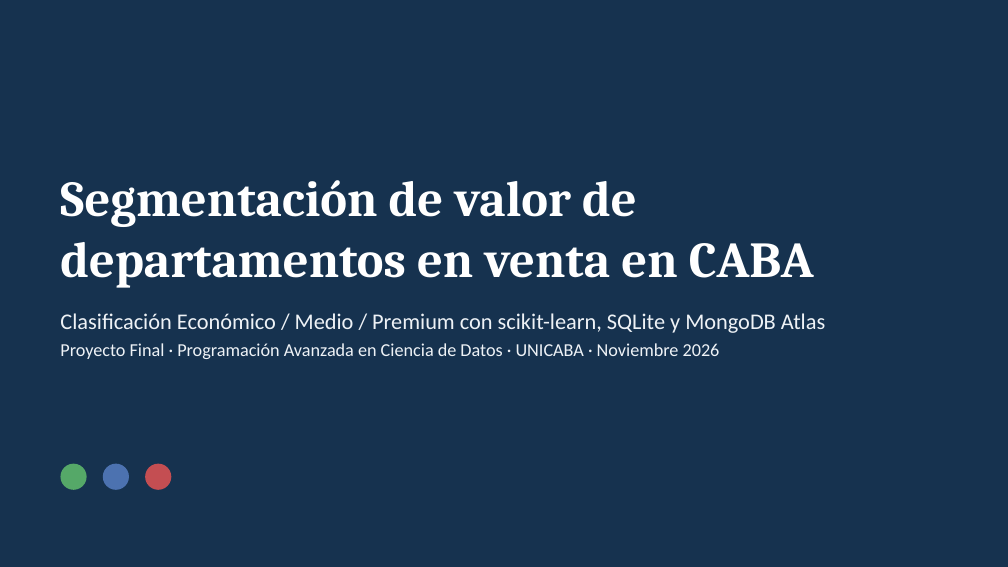
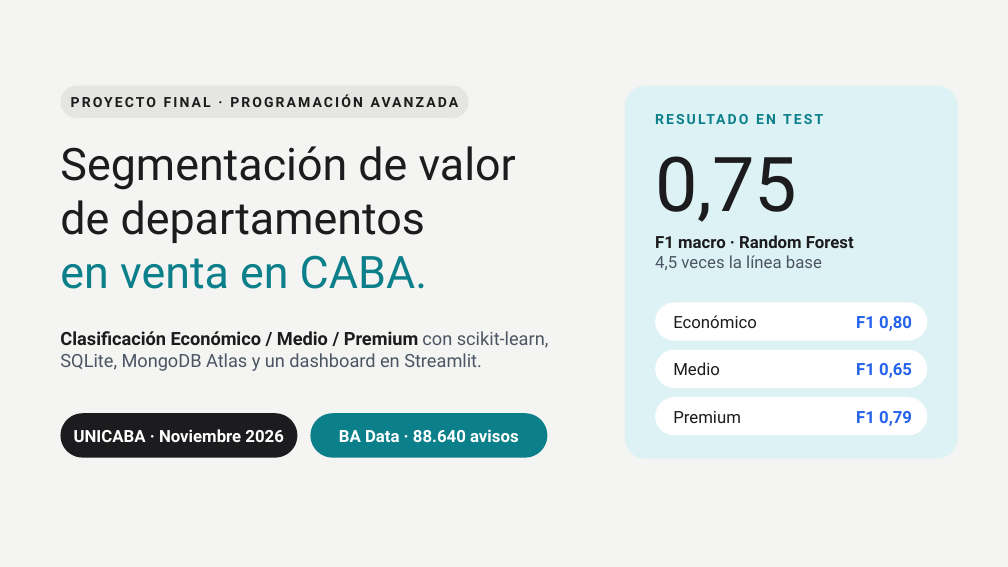
Before and after one commit to tomas-nobile/datalake_proyecto-final_programacion-avanzada, a slide deck: slide 1 of presentacion/Presentacion_Proyecto_Final.pptx. Drawn at 1008x567 pixels with LibreOffice and Linux fonts; fonts in the diff are those of the drawing. Boxes give left, top, right and bottom in pixels: in the first picture for what was removed or moved away, otherwise in the second. Text is boxed around its words. In the diff, an @@ line names an element or a change of style, - is before the commit and + after.

Commit message:
Rediseña las filminas: paleta tinta, turquesa y azul, y ajustes de legibilidad para proyector
Estilo con fondos claros y oscuros alternados, etiquetas en pastilla y títulos en dos tonos. El azul queda para la evidencia (gráficos y matriz de confusión) y el turquesa para los resaltados. Tipografía mínima de 12 pt, matriz de confusión dibujada con formas y título de resultados corregido: el Dummy es la línea base, no el azar.

```diff
--- a/presentacion/Presentacion_Proyecto_Final.pptx
+++ b/presentacion/Presentacion_Proyecto_Final.pptx
@@ background #16324F to #F4F4F2 @@
@@ rounded rectangle added at (60,86,469,118), fill #E5E5E2 @@
@@ text added at (60,86,469,118), 10 pt, text #1C1C1E, bold @@
+PROYECTO FINAL · PROGRAMACIÓN AVANZADA
@@ rounded rectangle added at (625,86,958,459), fill #DDF2F4 @@
@@ text added at (655,111,937,133), 10 pt, text #0B7F8A, bold @@
+RESULTADO EN TEST
@@ title at (60,146,516,289): text changed; size 36 to 32 pt; font Cambria to Roboto; text colour #FFFFFF to #1C1C1E; bold off @@
-Segmentación de valor de departamentos en venta en CABA
+Segmentación de valor
+de departamentos
+en venta en CABA.
@@ title "Segmentación de valor" at (60,146,516,289): vertical alignment bottom to top @@
@@ text added at (655,156,797,222), 54 pt, text #1C1C1E @@
+0,75
@@ text added at (655,235,854,270), 12 pt, text #1C1C1E, bold @@
+F1 macro · Random Forest
+4,5 veces la línea base
@@ rounded rectangle added at (655,302,927,341), fill #FFFFFF @@
@@ text added at (673,315,757,328), 12 pt, text #1C1C1E @@
+Económico
@@ text added at (856,316,912,331), 12 pt, text #2563EB, bold @@
+F1 0,80
@@ text at (60,331,549,371): text changed; font Calibri to Roboto; text colour #EEF2F6 to #4B5563 @@
-Clasificación Económico / Medio / Premium con scikit-learn, SQLite y MongoDB Atlas
-Proyecto Final · Programación Avanzada en Ciencia de Datos · UNICABA · Noviembre 2026
+Clasificación Económico / Medio / Premium con scikit-learn, SQLite, MongoDB Atlas y un dashboard en Streamlit.
@@ rounded rectangle added at (655,350,927,388), fill #FFFFFF @@
@@ text added at (673,362,720,375), 12 pt, text #1C1C1E @@
+Medio
@@ text added at (856,363,912,378), 12 pt, text #2563EB, bold @@
+F1 0,65
@@ rounded rectangle added at (60,413,297,458), fill #1C1C1E @@
@@ rounded rectangle added at (310,413,547,458), fill #0B7F8A @@
@@ rounded rectangle added at (655,397,927,435), fill #FFFFFF @@
@@ text added at (673,411,741,423), 12 pt, text #1C1C1E @@
+Premium
@@ text added at (856,411,912,426), 12 pt, text #2563EB, bold @@
+F1 0,79
@@ text added at (74,429,283,442), 12 pt, text #FFFFFF, bold @@
+UNICABA · Noviembre 2026
@@ text added at (339,429,519,442), 12 pt, text #FFFFFF, bold @@
+BA Data · 88.640 avisos
@@ ellipse removed at (60,464,87,490) @@
@@ ellipse removed at (103,464,129,490) @@
@@ ellipse removed at (145,464,171,490) @@
```
Also in this commit, not shown: 7 other slides changed, 1 other file.
